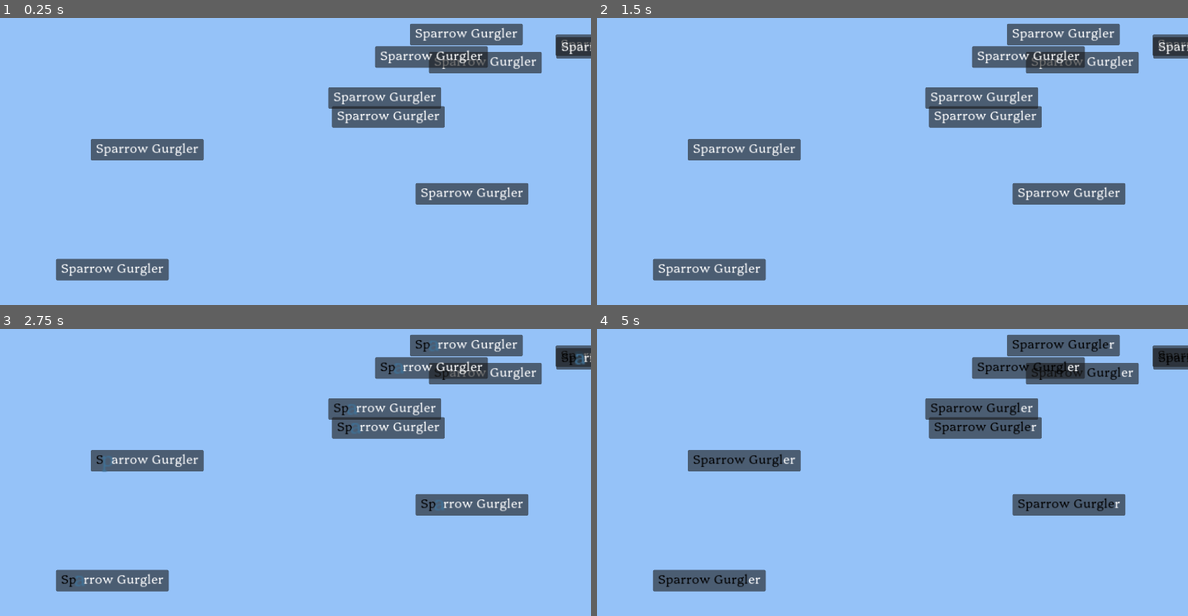
Above: before the commit, frames 1-4 (two rows, left to right).
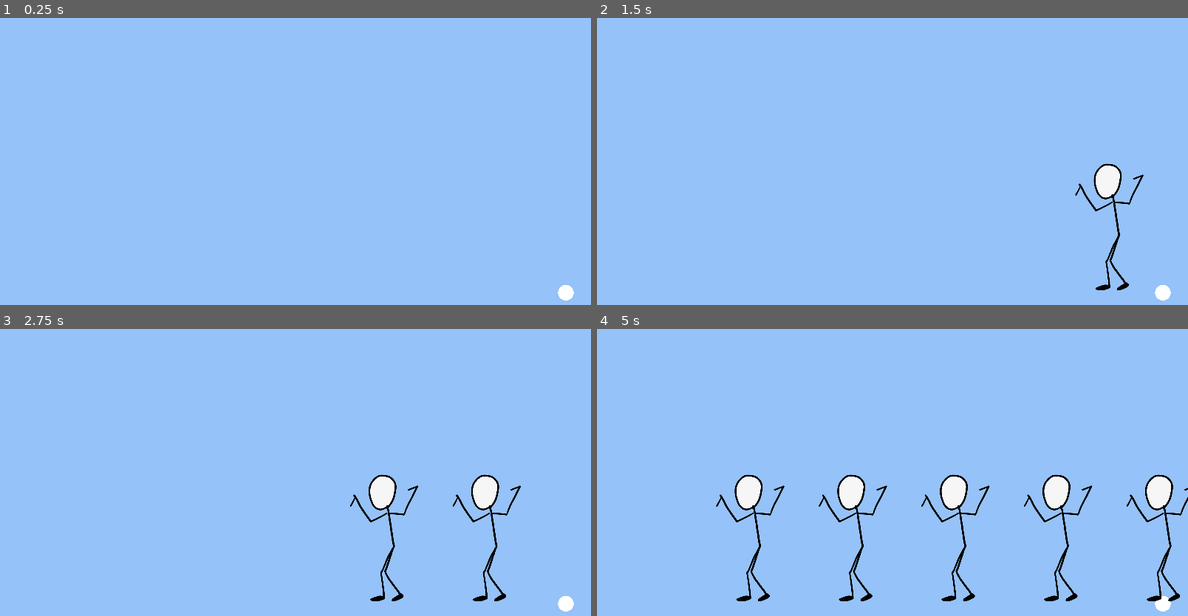
Above: after the commit, the same moments.

Repository: jonas2602/TheSchmenJam2024_04
Game: Godot game, scene res://Scenes/master_scene.tscn
The game is run twice, just before and just after one commit, with the same random seed, the same clock (stepped at 60 frames per second) and the same inputs. Before the commit the project starts from res://Scenes/ingame_ui.tscn.
Inputs:
- Up to frame 1 (0.25 s): no input
- Up to frame 2 (1.5 s): tap Enter at 0.5 s
- Up to frame 3 (2.75 s): no input
- Up to frame 4 (5 s): no input

The runs differ from the first frame. In frame 1, 11% of the frame differs, in the area x 9-100%, y 2-99%; in frame 2, 12%; in frame 3, 13%; in frame 4, 15%.

Commit message:
Added basic enemy spawn and controller

Diff:
--- /dev/null
+++ b/Scenes/enemy_prefab.tscn
@@ -0,0 +1,18 @@
+[gd_scene load_steps=3 format=3 uid="uid://grhe7c17084j"]
+
+[ext_resource type="Script" path="res://Scripts/enemy_controller.gd" id="1_af2gr"]
+[ext_resource type="Texture2D" uid="uid://bihk57b5hpm3a" path="res://Data/Monsters/ReplaceMe_Monster/frame0001.png" id="2_4tfvr"]
+
+[node name="BasicEnemy" type="Node2D"]
+script = ExtResource("1_af2gr")
+
+[node name="Node2D" type="Node2D" parent="."]
+position = Vector2(0, -134)
+scale = Vector2(0.25, 0.25)
+
+[node name="TextureRect" type="TextureRect" parent="Node2D"]
+offset_left = -531.0
+offset_top = -506.0
+offset_right = 493.0
+offset_bottom = 518.0
+texture = ExtResource("2_4tfvr")
--- /dev/null
+++ b/Scenes/enemy_spawn.tscn
@@ -0,0 +1,18 @@
+[gd_scene load_steps=4 format=3 uid="uid://c1rmwfiqwbfp8"]
+
+[ext_resource type="Script" path="res://Scripts/enemy_spawn.gd" id="1_o4g6m"]
+[ext_resource type="PackedScene" uid="uid://grhe7c17084j" path="res://Scenes/enemy_prefab.tscn" id="2_t1i8u"]
+
+[sub_resource type="SphereMesh" id="SphereMesh_23dd2"]
+
+[node name="SpawnPoint" type="Node2D"]
+script = ExtResource("1_o4g6m")
+mob_scene = ExtResource("2_t1i8u")
+
+[node name="MeshInstance2D" type="MeshInstance2D" parent="."]
+scale = Vector2(30.61, 30.61)
+mesh = SubResource("SphereMesh_23dd2")
+
+[node name="Timer" type="Timer" parent="."]
+
+[connection signal="timeout" from="Timer" to="." method="_on_timer_timeout"]
--- /dev/null
+++ b/Scenes/main_game.tscn
@@ -0,0 +1,8 @@
+[gd_scene load_steps=2 format=3 uid="uid://crl5naeiviu00"]
+
+[ext_resource type="PackedScene" uid="uid://c1rmwfiqwbfp8" path="res://Scenes/enemy_spawn.tscn" id="1_52djr"]
+
+[node name="Node2D" type="Node2D"]
+
+[node name="SpawnPoint" parent="." instance=ExtResource("1_52djr")]
+position = Vector2(1103, 624)
--- /dev/null
+++ b/Scenes/master_scene.tscn
@@ -0,0 +1,7 @@
+[gd_scene load_steps=2 format=3 uid="uid://gc7a2vbr8mwg"]
+
+[ext_resource type="PackedScene" uid="uid://crl5naeiviu00" path="res://Scenes/main_game.tscn" id="1_gr7mx"]
+
+[node name="Node" type="Node"]
+
+[node name="Node2D" parent="." instance=ExtResource("1_gr7mx")]
--- /dev/null
+++ b/Scripts/enemy_controller.gd
@@ -0,0 +1,16 @@
+extends Node2D
+
+@export var speed = 200
+
+# Called when the node enters the scene tree for the first time.
+func _ready():
+	pass # Replace with function body.
+
+
+# Called every frame. 'delta' is the elapsed time since the previous frame.
+func _process(delta):
+	position.x -= delta * speed
+
+	if (position.x < 0):
+		queue_free()
+	pass
--- /dev/null
+++ b/Scripts/enemy_spawn.gd
@@ -0,0 +1,19 @@
+extends Node2D
+
+@export var mob_scene: PackedScene
+
+# Called when the node enters the scene tree for the first time.
+func _ready():
+	$Timer.start()
+	pass # Replace with function body.
+
+
+# Called every frame. 'delta' is the elapsed time since the previous frame.
+func _process(delta):
+	pass
+
+func _on_timer_timeout():
+	var mob = mob_scene.instantiate()
+	mob.position = position
+	get_node("/root/").add_child(mob)
+	pass # Replace with function body.
--- a/project.godot
+++ b/project.godot
@@ -11,7 +11,7 @@
 [application]
 
 config/name="TheSchmenJam2024_04"
-run/main_scene="res://Scenes/ingame_ui.tscn"
+run/main_scene="res://Scenes/master_scene.tscn"
 config/features=PackedStringArray("4.2", "Forward Plus")
 config/icon="res://icon.svg"
 
